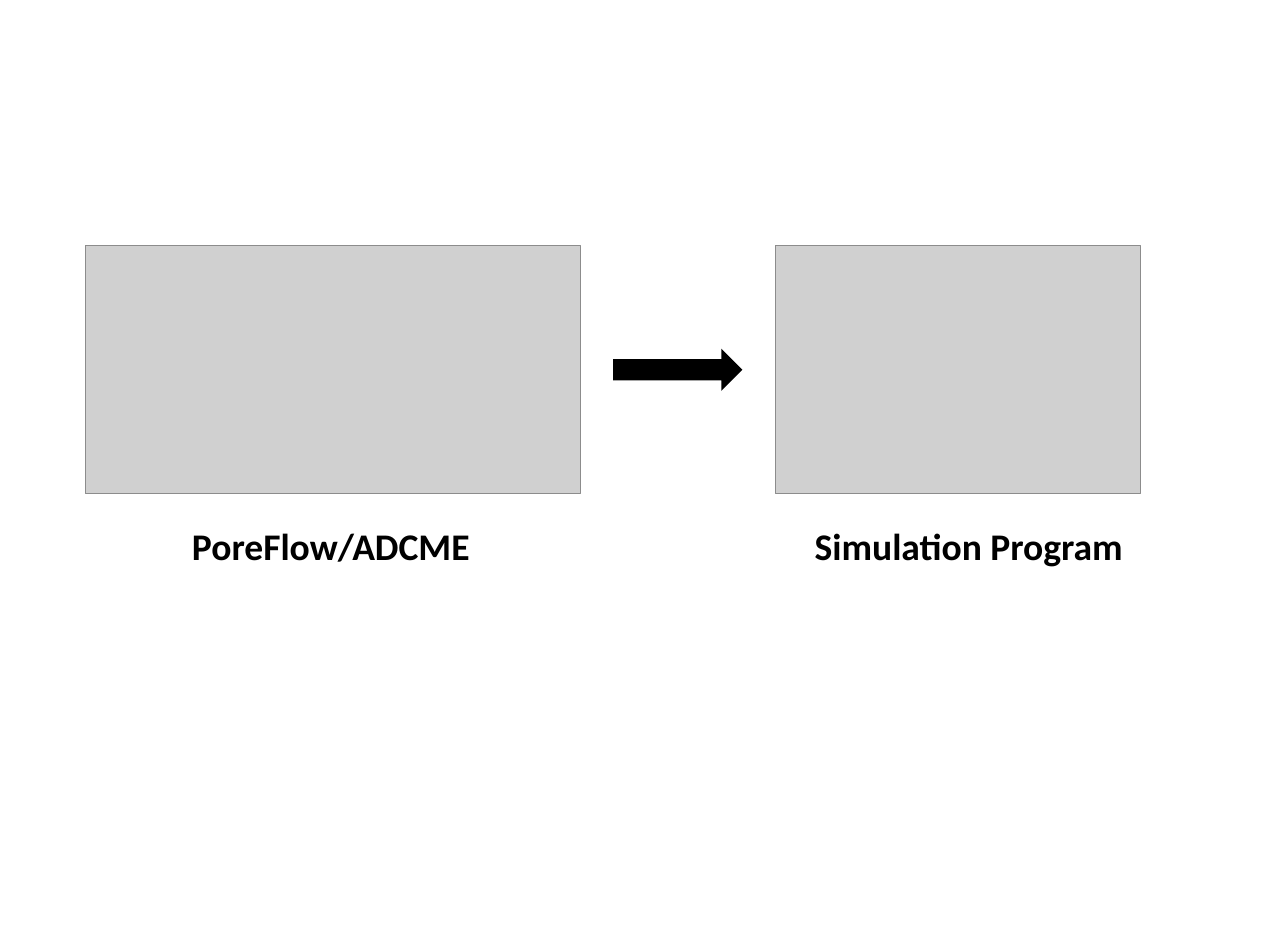
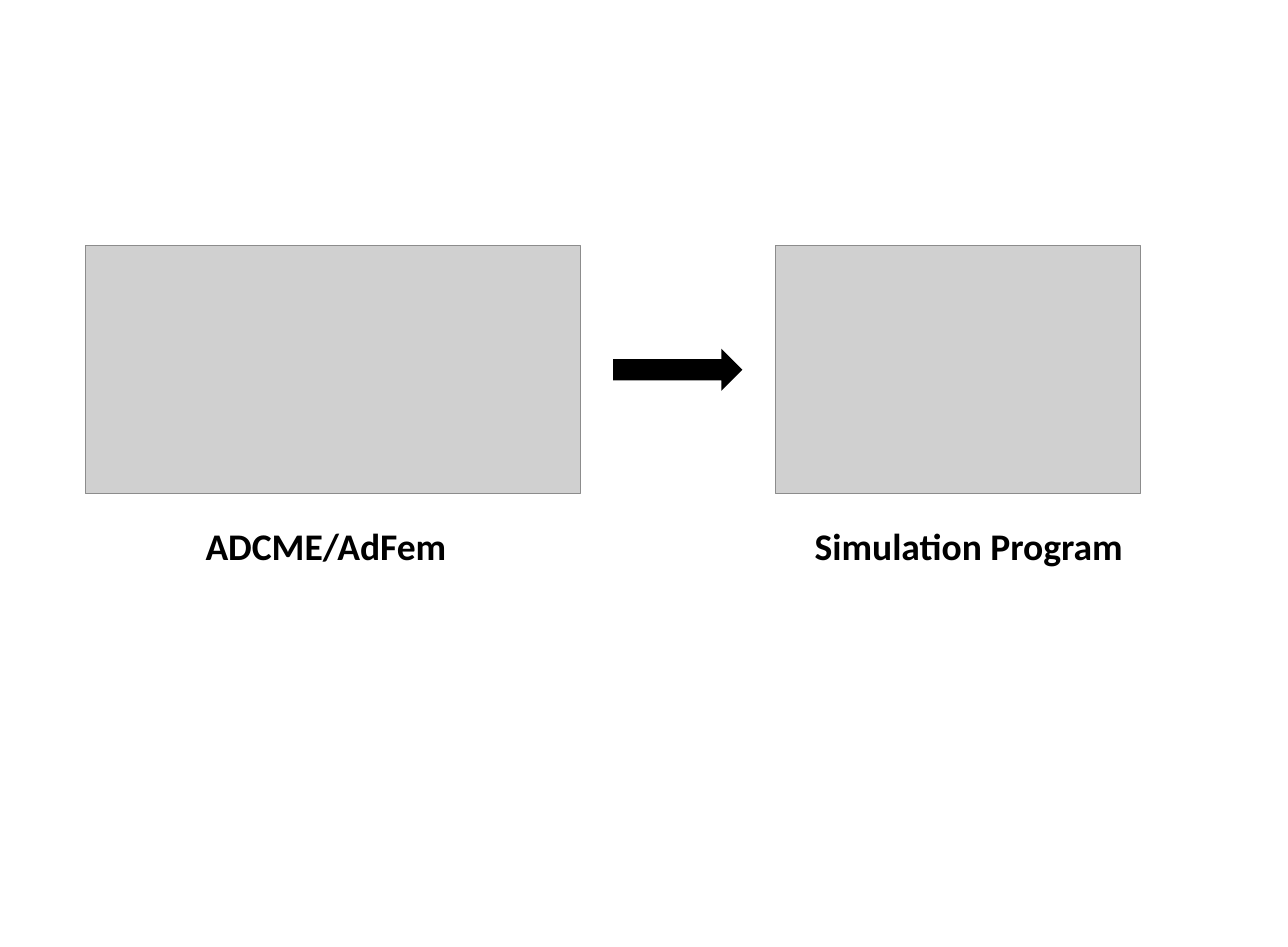
Before and after one commit to ADCMEMarket/ADCMEImages, a slide deck: slide 14 of Slides/figures.pptx. Drawn at 1288x947 pixels with LibreOffice and Linux fonts; fonts in the diff are those of the drawing; grey boxes stand for pictures. Boxes give left, top, right and bottom in pixels: in the first picture for what was removed or moved away, otherwise in the second. Text is boxed around its words. In the diff, an @@ line names an element or a change of style, - is before the commit and + after.

```diff
--- a/Slides/figures.pptx
+++ b/Slides/figures.pptx
@@ text at bbox=[206, 533, 447, 562]: text changed @@
-PoreFlow/ADCME
+ADCME/AdFem
```
Also in this commit, not shown: 2 slides added, 1 other file.
